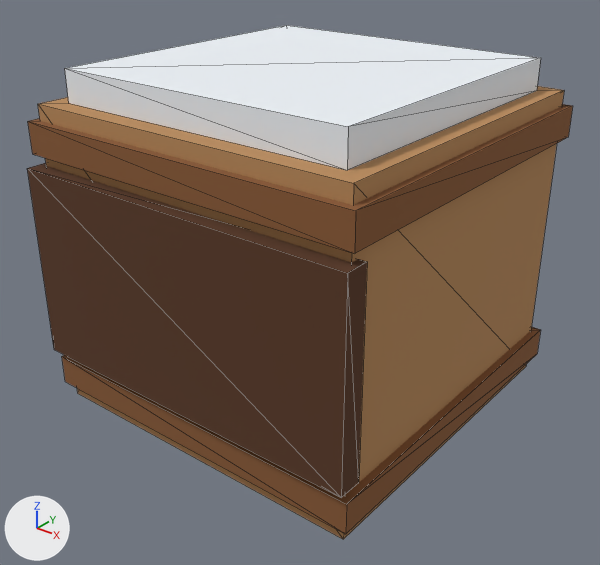
A saved change to the glTF model public/assets/prop/prop_crate.glb.
One viewpoint serves both versions: a 50 mm camera at (1.23, -1.573, 1.271) aimed at (0.02, -0.061, 0.333). Every picture has the same lights, and +X, +Y and +Z are marked at lower left. The older version comes first. Mesh edges are drawn as thin lines. Where no turn or scale is listed for an object, it has been applied to the vertices. Vertices at exactly the same position are counted once.

In view in the first picture: 'prop_crate'.
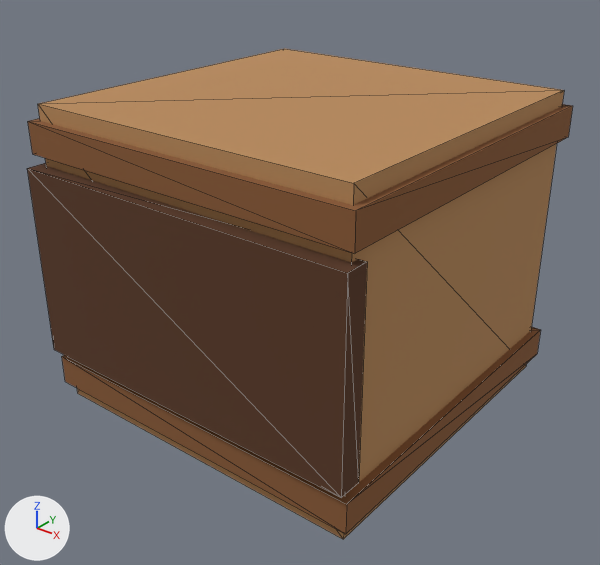
Where the newer file only moved an object's origin or applied its transform, the numbers keep the older frame.

Boxes (x1, y1, x2, y2) around the edits, measured in the pictures (600 x 565 px):
'prop_crate', reshaped
    before: (27, 25, 573, 539)
    after: (27, 49, 573, 539)
part 1 of me_prop_crate, deleted
    before: (65, 25, 541, 170)

Diff of the bpy script that builds the scene:
```diff
--- a/public/assets/prop/prop_crate.glb.py
+++ b/public/assets/prop/prop_crate.glb.py
@@ me_prop_crate @@
 # used by ob_prop_crate; location = (0.0, -0.01, 0.44)
-me_prop_crate.from_pydata(...)  # 40 vertices, 60 faces; spans x -0.47..0.47, y -0.48..0.48, z -0.44..0.44
+me_prop_crate.from_pydata(...)  # 32 vertices, 48 faces; spans x -0.47..0.47, y -0.48..0.48, z -0.44..0.36
+# me_prop_crate part 1: the loose piece of 8 vertices spanning x -0.4..0.4, y -0.39..0.41, z 0.36..0.44 is deleted
 me_prop_crate.materials.append(mat_palette)
```
